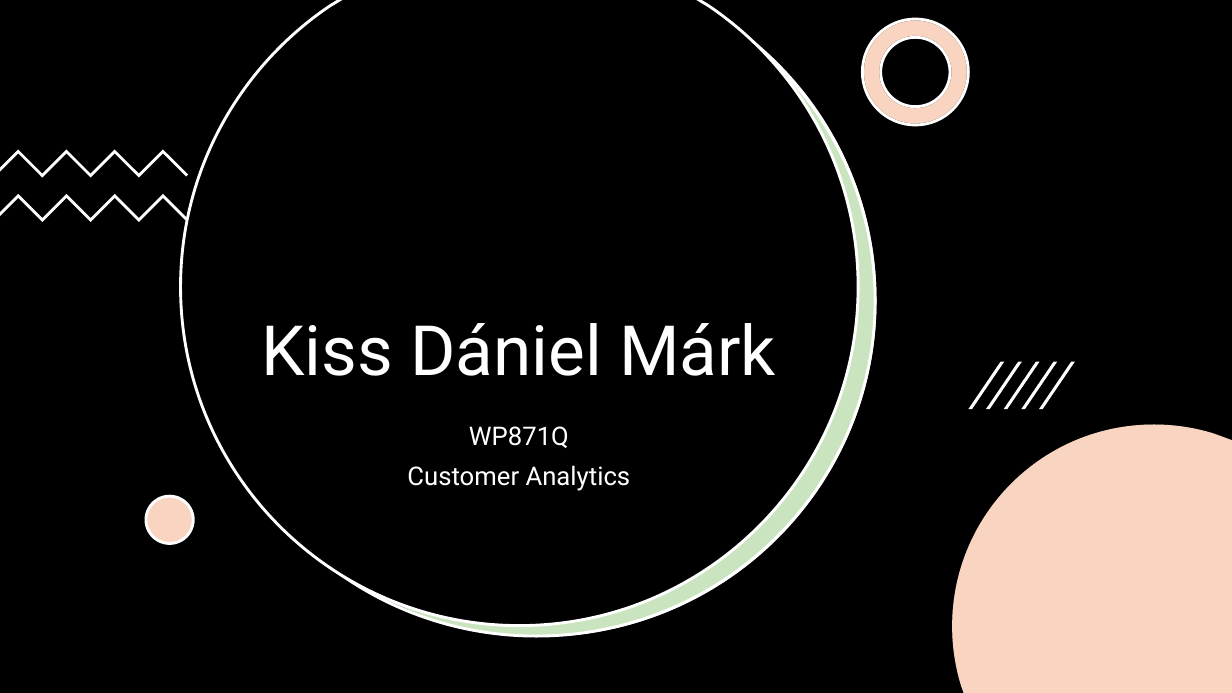
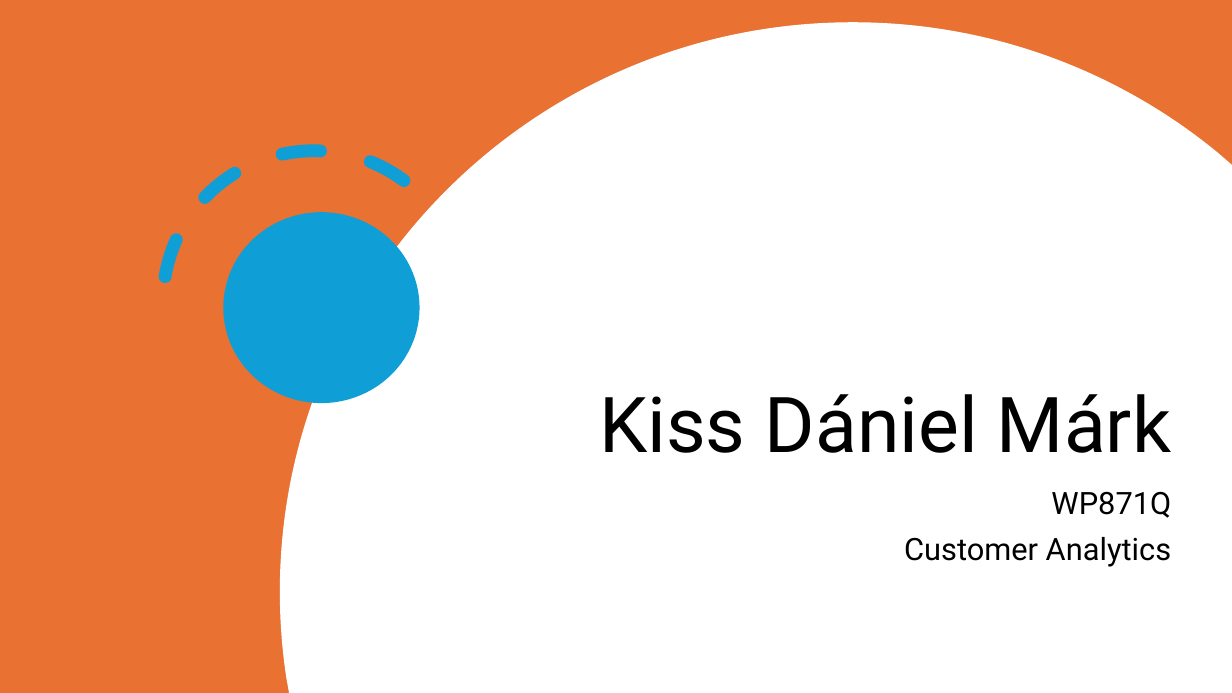
Before and after one commit to KissDanielMark/CustomerAnalytics_Competition, a slide deck: slide 1 of Presentation1.pptx. Drawn at 1232x693 pixels with LibreOffice and Linux fonts; fonts in the diff are those of the drawing. Boxes give left, top, right and bottom in pixels: in the first picture for what was removed or moved away, otherwise in the second. Text is boxed around its words. In the diff, an @@ line names an element or a change of style, - is before the commit and + after.

```diff
--- a/Presentation1.pptx
+++ b/Presentation1.pptx
@@ rectangle at [0,0,1232,693]: fill #000000 to #E97132 @@
@@ freeform shape removed at [180,0,858,626] @@
@@ freeform shape removed at [198,0,875,636] @@
@@ freeform shape: place and size @@
-freeform shape at [204,0,877,637]
+freeform shape at [280,22,1232,693]
@@ freeform shape removed at [862,19,969,126] @@
@@ freeform shape removed at [862,19,969,126] @@
@@ arc (boxed as its full ellipse) added at [101,89,526,514], outline #0F9ED5 10 pt dashed @@
@@ freeform shape removed at [0,150,189,177] @@
@@ freeform shape removed at [0,194,189,222] @@
@@ title "Kiss Dániel Márk": place and size @@
-title "Kiss Dániel Márk" at [261,323,776,376]
+title "Kiss Dániel Márk" at [599,394,1171,453]
@@ title "Kiss Dániel Márk" at [599,394,1171,453]: size 54 to 60 pt, text colour #FFFFFF to #000000; alignment centre to right @@
@@ ellipse added at [224,213,420,404], fill #0F9ED5 @@
@@ group removed at [969,361,1075,409]: 5 freeform shapes @@
@@ freeform shape removed at [952,424,1232,693] @@
@@ freeform shape removed at [952,424,1232,693] @@
@@ ellipse removed at [146,496,193,543] @@
@@ ellipse removed at [146,496,193,543] @@
@@ subtitle "WP871Q": place and size @@
-subtitle "WP871Q" at [407,426,631,491]
+subtitle "WP871Q" at [904,491,1171,567]
@@ subtitle "WP871Q" at [904,491,1171,567]: size 20 to 24 pt, text colour #FFFFFF to #000000; alignment centre to right @@
```
Also in this commit, not shown: 5 other slides changed, 2 slides added, 4 slides removed, 9 other files.
